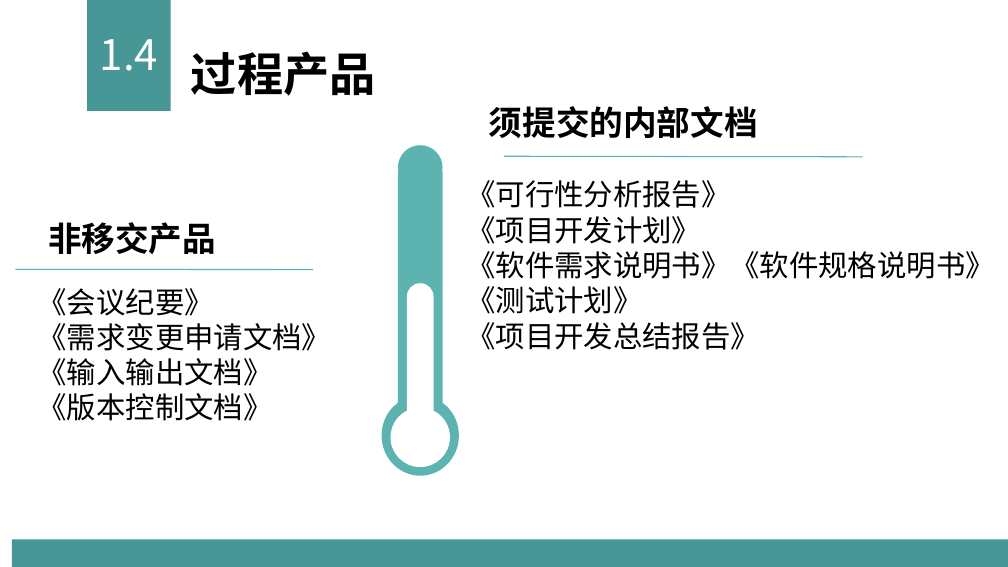
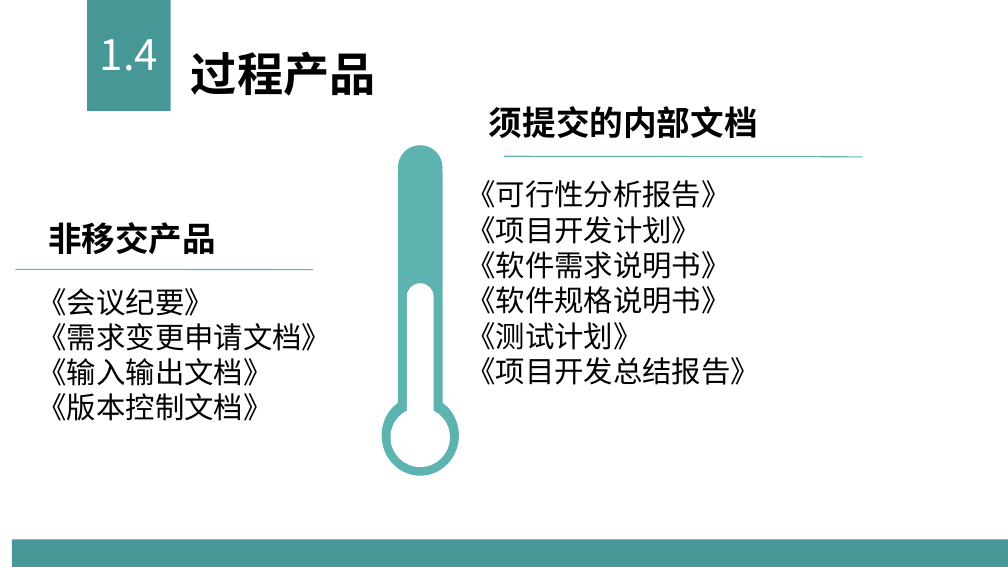
Before and after one commit to sun2009/PRD2018-G16, a slide deck: slide 8 of 受控文档/PPT/G16——需求工程计划评审0.8.0.pptx. Drawn at 1008x567 pixels with LibreOffice and Linux fonts; fonts in the diff are those of the drawing. Boxes give left, top, right and bottom in pixels: in the first picture for what was removed or moved away, otherwise in the second. Text is boxed around its words. In the diff, an @@ line names an element or a change of style, - is before the commit and + after.

```diff
--- a/受控文档/PPT/G16——需求工程计划评审0.8.0.pptx
+++ b/受控文档/PPT/G16——需求工程计划评审0.8.0.pptx
@@ text at [466,251,730,314]: text changed @@
-《软件需求说明书》《软件规格说明书》
+《软件需求说明书》
+《软件规格说明书》
```
Also in this commit, not shown: 14 other slides changed, 1 slide removed.
